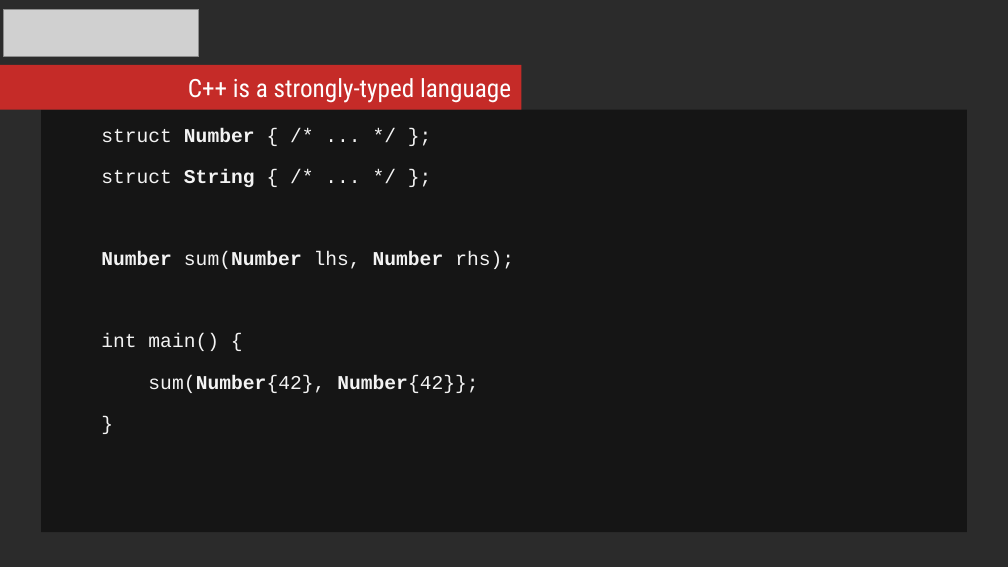
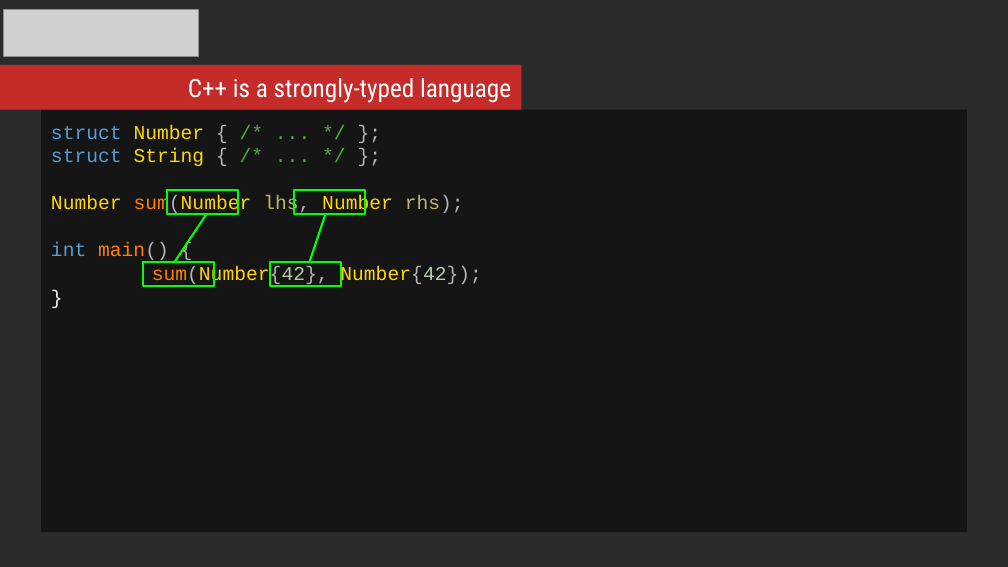
Before and after one commit to mikosz/type-safety, a slide deck: slide 4 of ask-not-what-you-can-do-for-the-compiler.odp. Drawn at 1008x567 pixels with LibreOffice and Linux fonts; fonts in the diff are those of the drawing; grey boxes stand for pictures; background and template pictures are left out; a plain dark background stands for a picture behind light text. Boxes give left, top, right and bottom in pixels: in the first picture for what was removed or moved away, otherwise in the second. Text is boxed around its words. In the diff, an @@ line names an element or a change of style, - is before the commit and + after.

```diff
--- a/ask-not-what-you-can-do-for-the-compiler.odp
+++ b/ask-not-what-you-can-do-for-the-compiler.odp
@@ text in rectangle at bbox=[51, 125, 464, 263]: text colour #F3F3F3 to #569CD6 in "struct", "struct", "int"; text colour #F3F3F3 to #FFD700, bold off in "Number", "String", "Number sum(Number Number"; text colour #F3F3F3 to #B4B4B4 in "{ };", "{ };", "sum(Number lhs, rhs);", "main() {"; text colour #F3F3F3 to #57A64A in "/* ... */", "/* ... */"; text colour #F3F3F3 to #FF8000 in "sum(Number", "main()"; text colour #F3F3F3 to #BDB76B in "lhs, rhs);"; indent changed; line spacing 1.15 to 1; less space between paragraphs @@
@@ group added at bbox=[143, 191, 365, 286]: 4 rectangles, 2 lines @@
@@ text in rectangle at bbox=[152, 266, 481, 286]: text changed; text colour #F3F3F3 to #FFD700 @@
-sum(Number{42}, Number{42}};
+sum(Number{42}, Number{42});
```
Also in this commit, not shown: 1 other slide changed, 2 slides removed.
